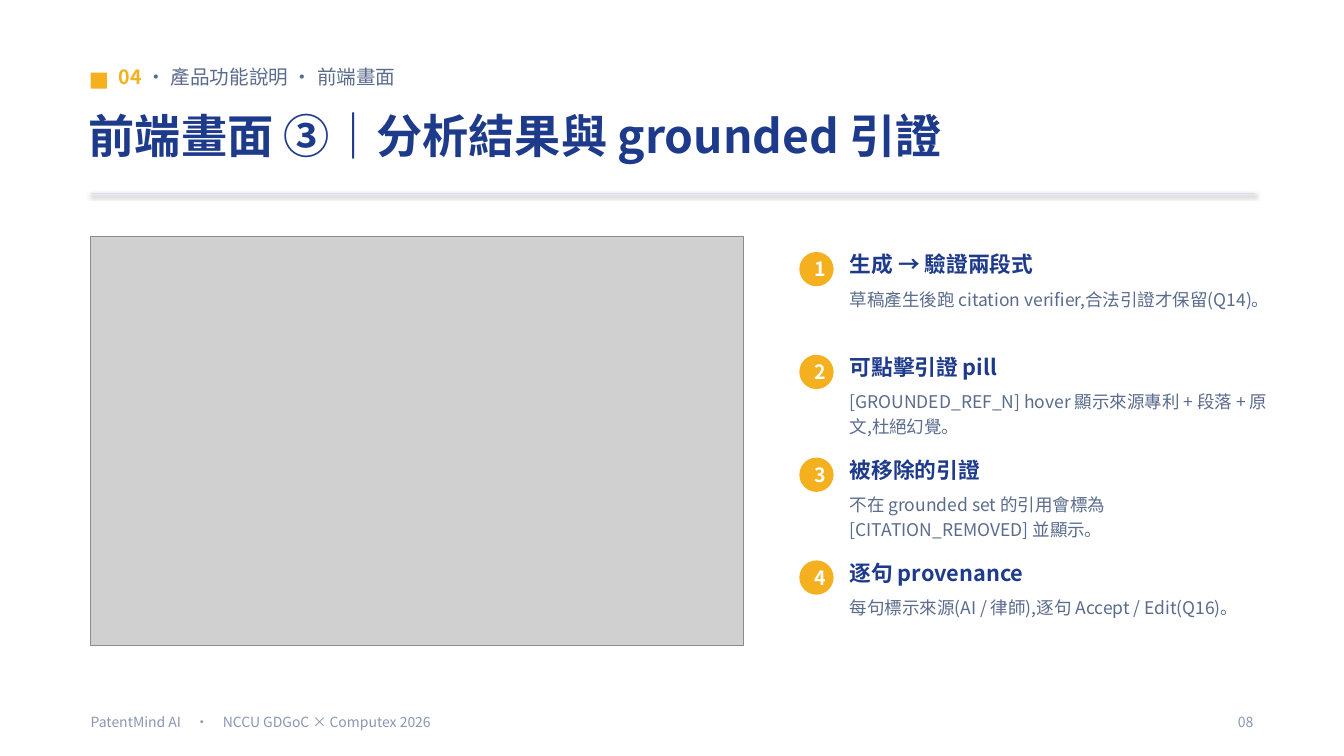
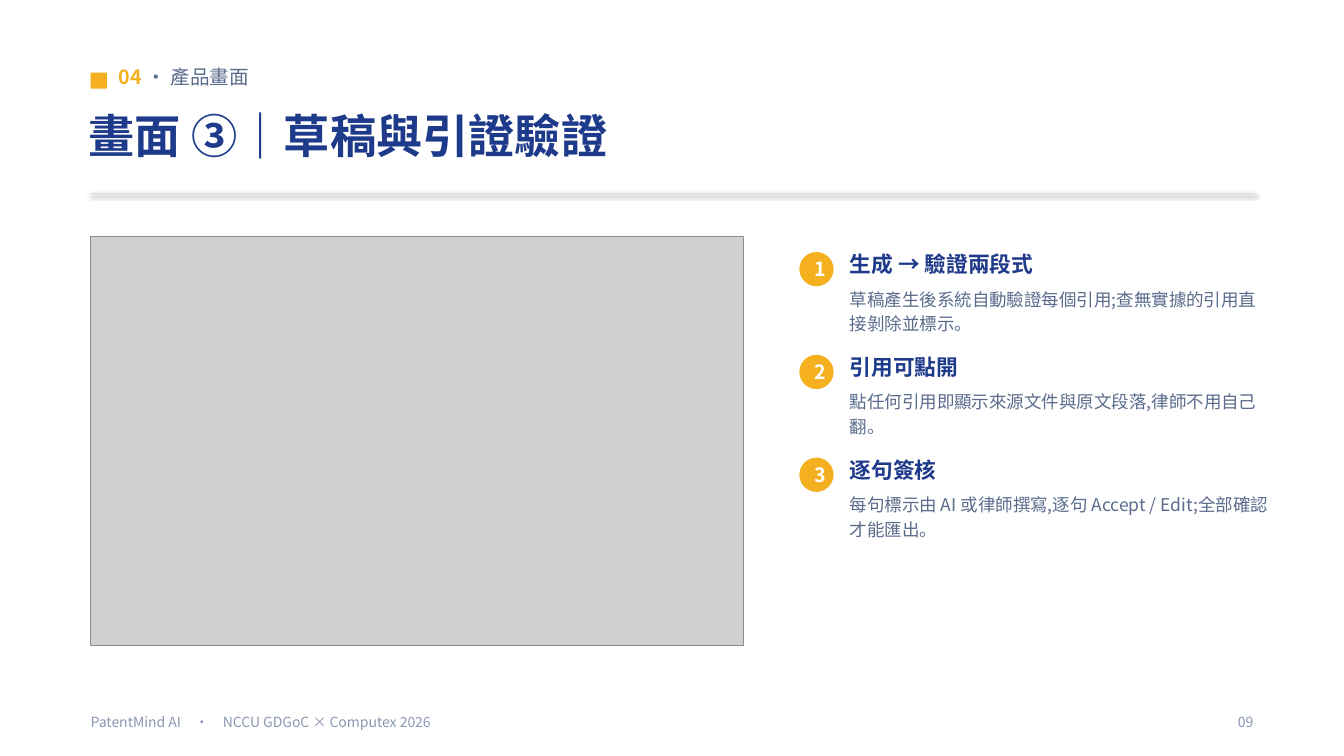
Before and after one commit to Adrian-Kao/shin-lee, a slide deck: slide 10 of presentation/PatentMind_簡報.pptx (slide 13 before the commit). Drawn at 1344x756 pixels with LibreOffice and Linux fonts; fonts in the diff are those of the drawing; grey boxes stand for pictures. Boxes give left, top, right and bottom in pixels: in the first picture for what was removed or moved away, otherwise in the second. Text is boxed around its words. In the diff, an @@ line names an element or a change of style, - is before the commit and + after.

```diff
--- a/presentation/PatentMind_簡報.pptx
+++ b/presentation/PatentMind_簡報.pptx
@@ text at box(119, 67, 249, 86): text changed @@
-04 · 產品功能說明 · 前端畫面
+04 · 產品畫面
@@ text at box(89, 112, 608, 159): text changed @@
-前端畫面 ③｜分析結果與 grounded 引證
+畫面 ③｜草稿與引證驗證
@@ text at box(850, 291, 1257, 332): text changed @@
-草稿產生後跑 citation verifier,合法引證才保留(Q14)。
+草稿產生後系統自動驗證每個引用;查無實據的引用直接剝除並標示。
@@ text at box(850, 356, 958, 377): text changed @@
-可點擊引證 pill
+引用可點開
@@ text at box(850, 393, 1257, 435): text changed @@
-[GROUNDED_REF_N] hover 顯示來源專利 + 段落 + 原文,杜絕幻覺。
+點任何引用即顯示來源文件與原文段落,律師不用自己翻。
@@ text at box(850, 459, 937, 480): text changed @@
-被移除的引證
+逐句簽核
@@ text at box(850, 496, 1268, 538): text changed @@
-不在 grounded set 的引用會標為 [CITATION_REMOVED] 並顯示。
+每句標示由 AI 或律師撰寫,逐句 Accept / Edit;全部確認才能匯出。
@@ ellipse removed at box(800, 561, 834, 595) @@
-4
@@ text removed at box(850, 562, 1023, 586) @@
-逐句 provenance
@@ text removed at box(850, 599, 1238, 618) @@
-每句標示來源(AI / 律師),逐句 Accept / Edit(Q16)。
```
Also in this commit, not shown: 6 other slides changed, 8 slides added, 16 slides removed, 28 other files.
